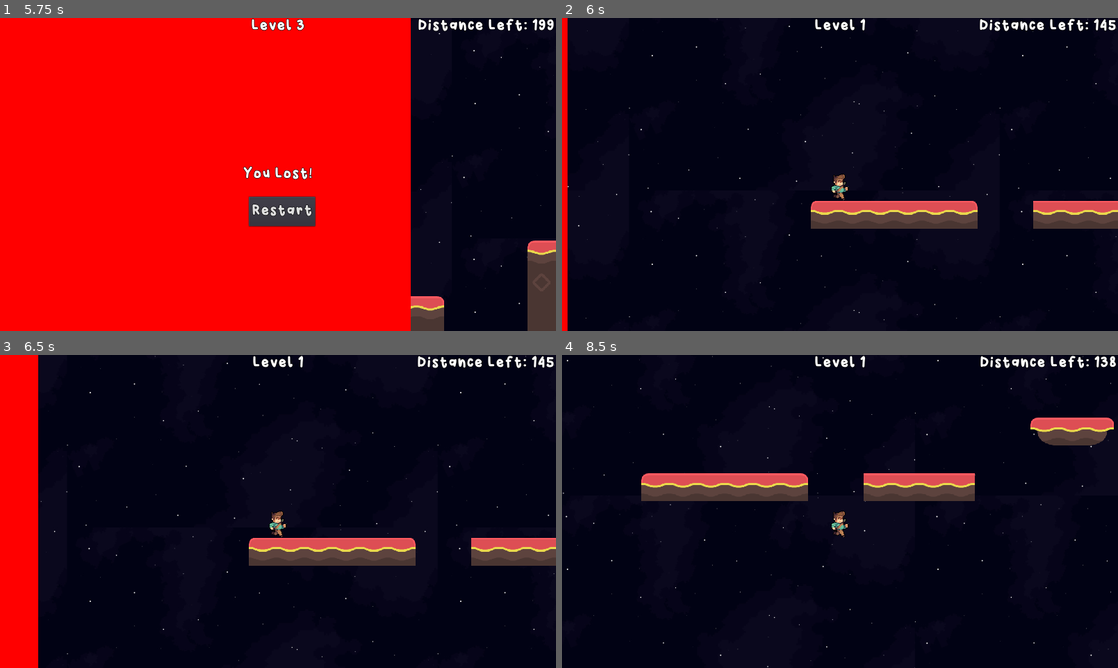
Above: before the commit, frames 1-4 (two rows, left to right).
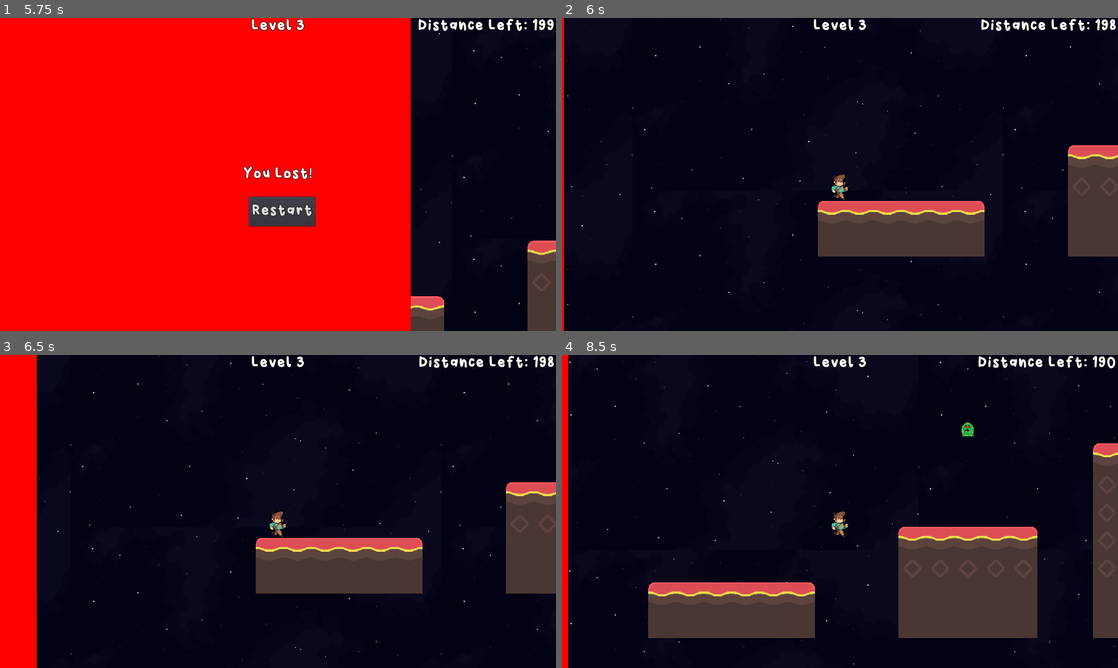
Above: after the commit, the same moments.

Repository: jonahshader/back5_platformer_unit3
Game: Godot game, scene res://scenes/levels/Level_3.tscn
Same seed, same stepped clock (60 frames per second), same inputs: the game is played once before the commit and once after it. This scene is started directly instead of the project's main scene.
Inputs:
- Up to frame 1 (5.75 s): hold Right (move_right) 0.53-2.03 s; tap Space (jump) at 0.77, 1.52, 3.02, 3.77, 4.52 s; hold Left (move_left) 2.03-4.28 s; hold Right (move_right) from 4.28 s (still down)
- Up to frame 2 (6 s): release Right (move_right) at 5.75 s; click "Restart" at 5.75 s
- Up to frame 3 (6.5 s): no input
- Up to frame 4 (8.5 s): hold Right (move_right) from 6.53 s (still down); tap Space (jump) at 6.77, 7.52, 8.27 s

Frame 1 is identical in both runs. In frame 2, 7.9% of the frame differs, in the area x 0-100%, y 0-100%; in frame 3, 7.5%; in frame 4, 25%.

Commit message:
sadf

Diff:
--- a/scenes/menus/GameHud.gd
+++ b/scenes/menus/GameHud.gd
@@ -56,7 +56,7 @@
 		get_tree().change_scene("res://scenes/menus/PrototypeEnd.tscn")
 
 func _on_RestartButton_pressed():
-	get_tree().change_scene("res://scenes/levels/Level_1.tscn")
+	get_tree().reload_current_scene()
 
 func disable_calculations():
 	dist_calculating = false
